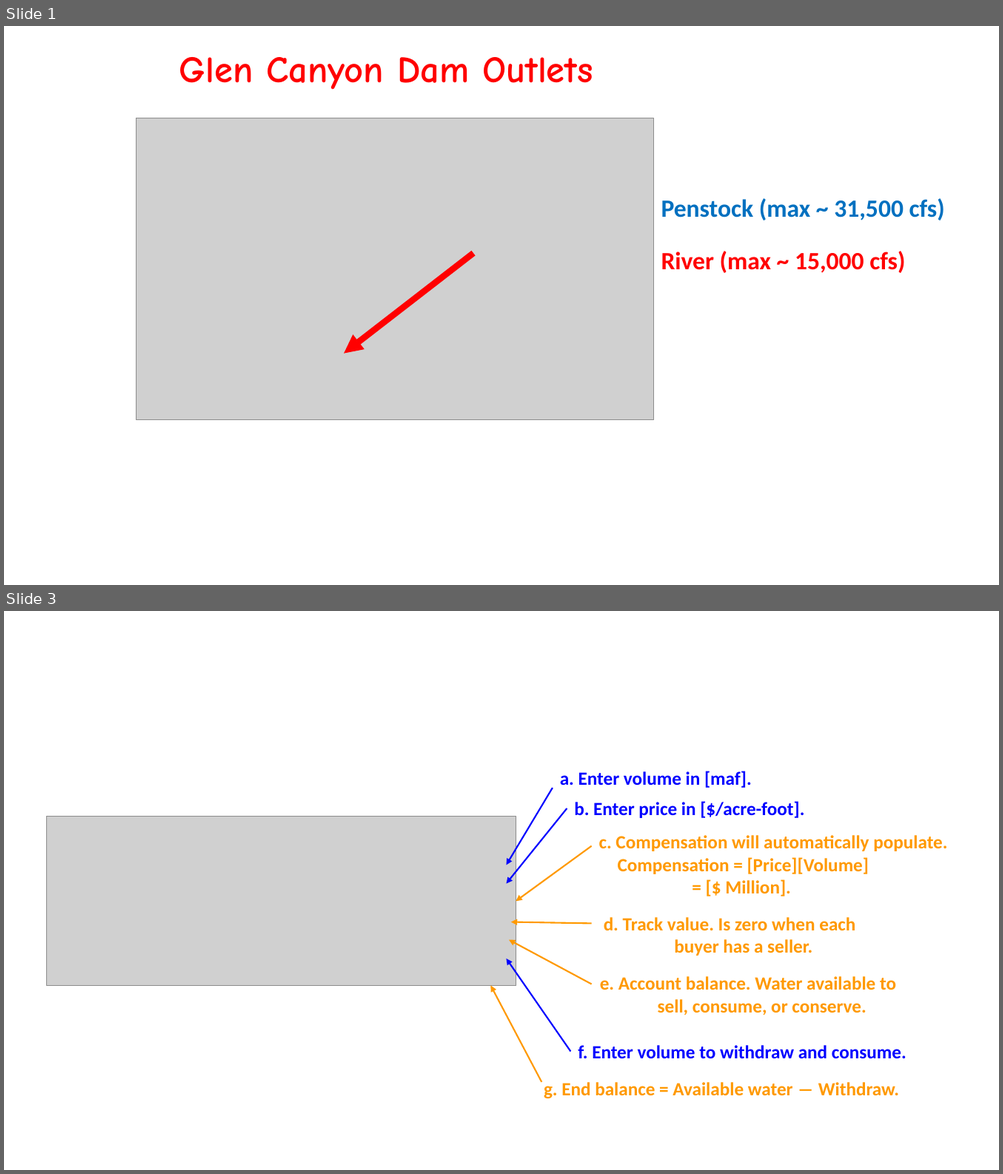
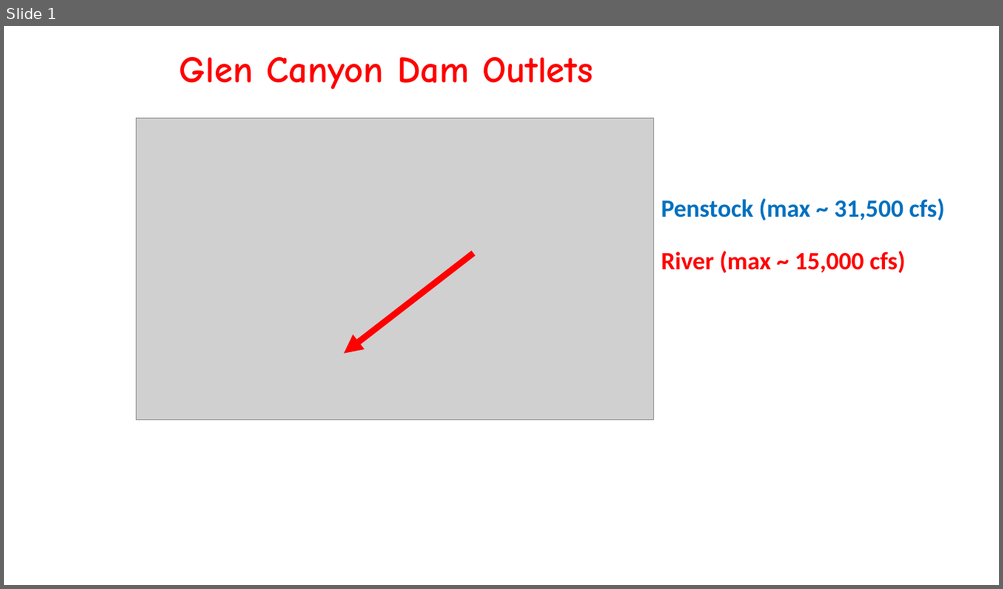
Before and after one commit to ImmersiveModelsColoradoRiver/LakeMeadDivideInflow, a slide deck: ModelGuide/ModelGuideSlides.pptx. Shown one above the other, each under a label of ours: slides 1 and 3 before the commit, slide 1 after it; the slides between them are not shown. The pictures are 1003x1174 and 1003x589 pixels, drawn with LibreOffice and Linux fonts; fonts in the diff are those of the drawing; grey boxes stand for pictures. Boxes give left, top, right and bottom in pixels: in the first picture for what was removed or moved away, otherwise in the second. Text is boxed around its words. In the diff, an @@ line names an element or a change of style, - is before the commit and + after.

```diff
--- a/ModelGuide/ModelGuideSlides.pptx
+++ b/ModelGuide/ModelGuideSlides.pptx
@@ slide 3 removed at (4, 611, 999, 1170), background #FFFFFF @@
@@ arrow removed from (552, 788) to (506, 866) @@
@@ text removed at (560, 771, 751, 788) @@
-a. Enter volume in [maf].
@@ arrow removed from (566, 809) to (506, 884) @@
@@ text removed at (574, 801, 804, 818) @@
-b. Enter price in [$/acre-foot].
@@ picture removed at (46, 817, 516, 986) @@
@@ arrow removed from (591, 846) to (516, 901) @@
@@ text removed at (599, 835, 947, 897) @@
-c. Compensation will automatically populate.
-Compensation = [Price][Volume]
-= [$ Million].
@@ text removed at (603, 917, 855, 956) @@
-d. Track value. Is zero when each buyer has a seller.
@@ arrow removed from (591, 985) to (509, 940) @@
@@ arrow removed from (591, 923) to (511, 922) @@
@@ arrow removed from (570, 1052) to (506, 959) @@
@@ arrow removed from (542, 1082) to (490, 985) @@
@@ text removed at (600, 977, 896, 1016) @@
-e. Account balance. Water available to sell, consume, or conserve.
@@ text removed at (578, 1045, 906, 1059) @@
-f. Enter volume to withdraw and consume.
@@ text removed at (543, 1082, 899, 1099) @@
-g. End balance = Available water ― Withdraw.
```
Also in this commit, not shown: 1 slide added, 1 other slide removed, 6 other files.
